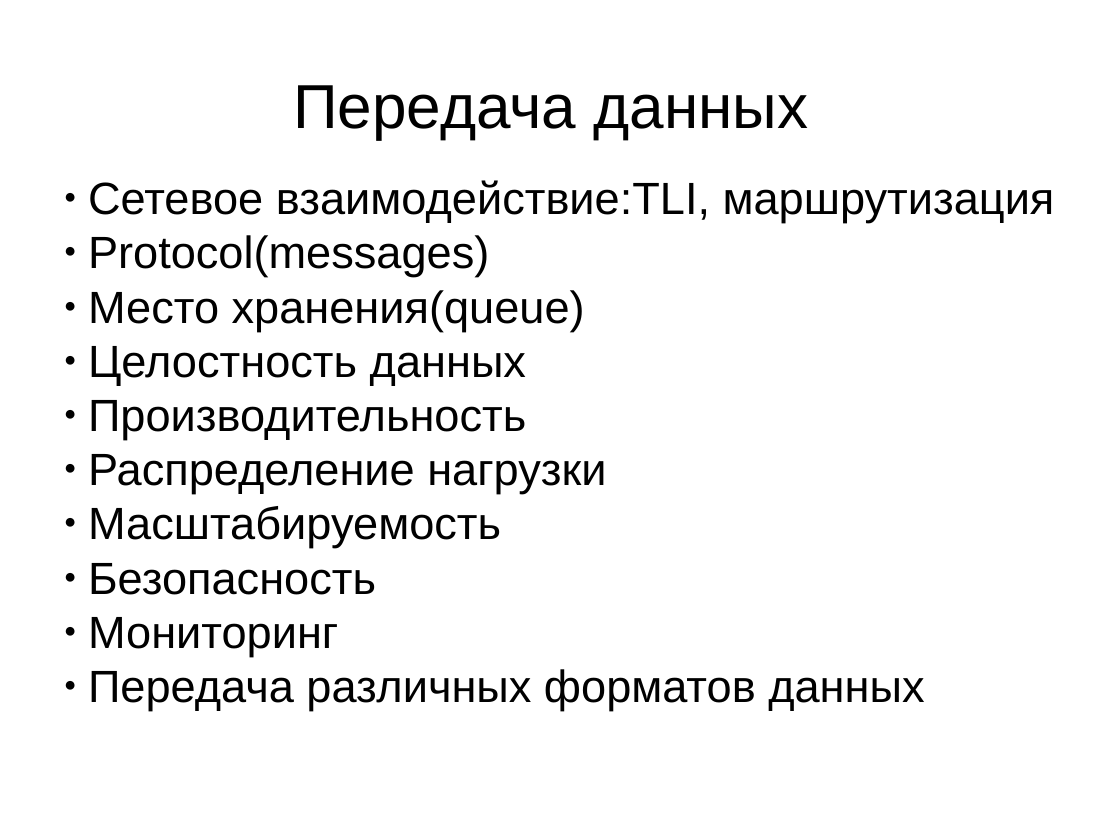
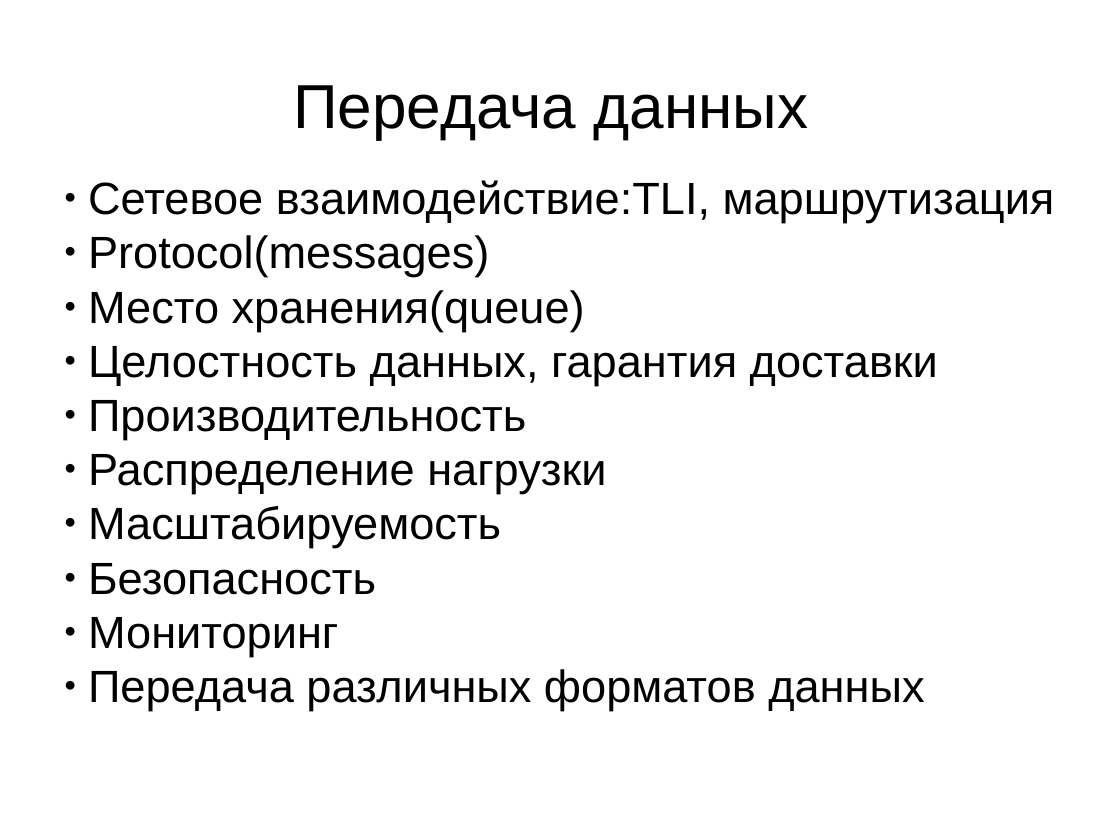
Before and after one commit to demonh1/wb, a slide deck: slide 3 of doc/iib_pr_for_eq.odp. Drawn at 1120x840 pixels with LibreOffice and Linux fonts; fonts in the diff are those of the drawing. Boxes give left, top, right and bottom in pixels: in the first picture for what was removed or moved away, otherwise in the second. Text is boxed around its words. In the diff, an @@ line names an element or a change of style, - is before the commit and + after.

```diff
--- a/doc/iib_pr_for_eq.odp
+++ b/doc/iib_pr_for_eq.odp
@@ subtitle at (x1=88, y1=346, x2=938, y2=386): text changed @@
-● Целостность данных
+● Целостность данных, гарантия доставки
```
Also in this commit, not shown: 1 other slide changed.
